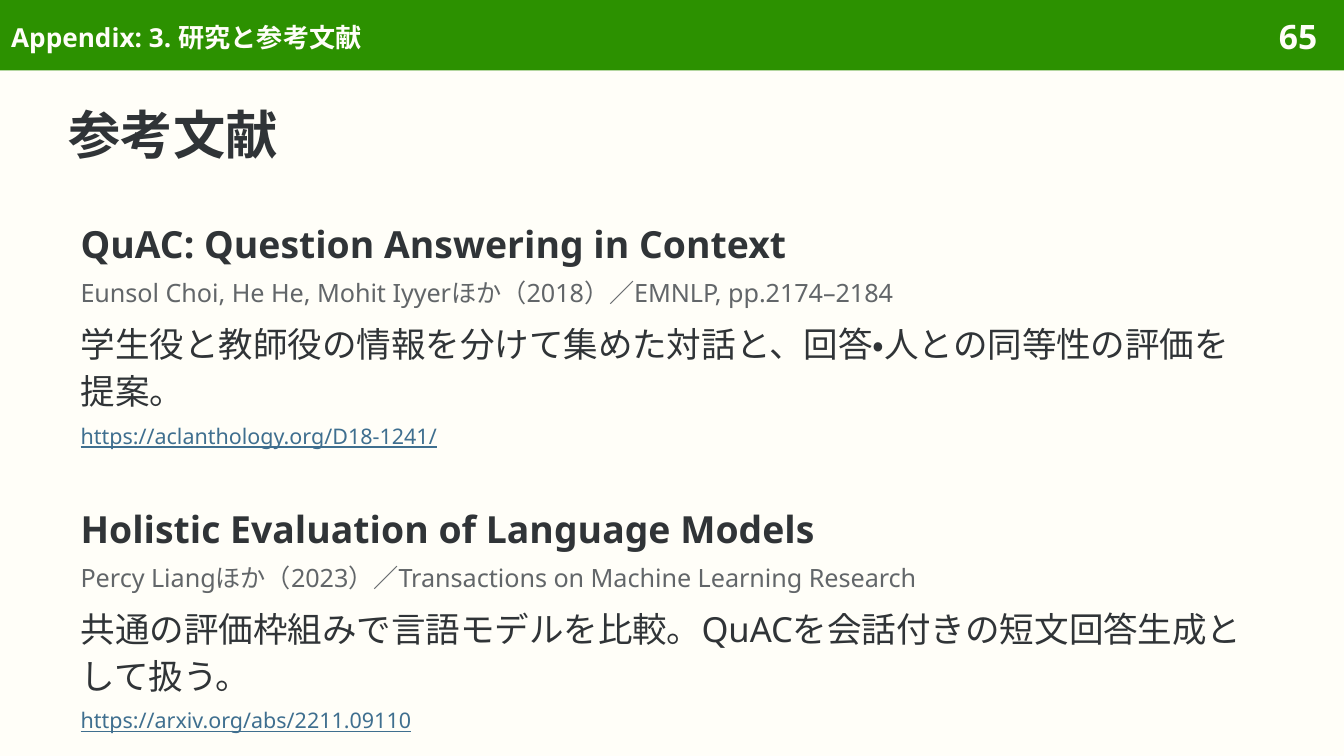
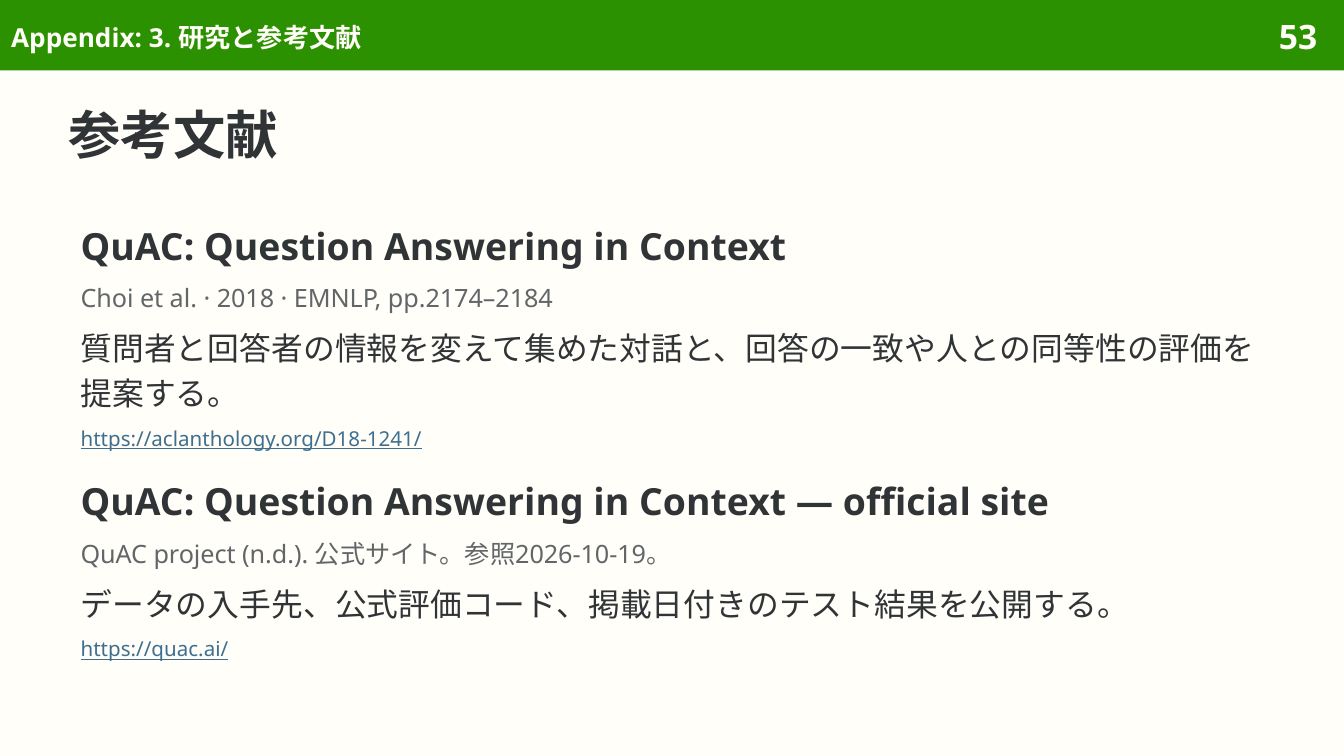
Before and after one commit to sasakiy84/datasets-in-10-minutes, a slide deck: slide 53 of slides/datasets-in-10-minutes-quac.pptx (slide 65 before the commit). Drawn at 1344x756 pixels with LibreOffice and Linux fonts; fonts in the diff are those of the drawing. Boxes give left, top, right and bottom in pixels: in the first picture for what was removed or moved away, otherwise in the second. Text is boxed around its words. In the diff, an @@ line names an element or a change of style, - is before the commit and + after.

Commit message:
Center QuAC on conversational reading and its original evaluation

```diff
--- a/slides/datasets-in-10-minutes-quac.pptx
+++ b/slides/datasets-in-10-minutes-quac.pptx
@@ page number at <box>1279,24,1317,50</box>: text changed @@
-65
+53
@@ text at <box>81,231,786,451</box>: size 11.5 to 11 pt in "https://aclanthology.org/D18-1241/"; line spacing 1.14 to 1.18; more space between paragraphs @@
@@ text at <box>81,288,1255,408</box>: text changed; size 13.5 to 17 pt; text colour #626669 to #303437 @@
-Eunsol Choi, He He, Mohit Iyyerほか（2018）／EMNLP, pp.2174–2184
-学生役と教師役の情報を分けて集めた対話と、回答・人との同等性の評価を提案。
+Choi et al. · 2018 · EMNLP, pp.2174–2184
+質問者と回答者の情報を変えて集めた対話と、回答の一致や人との同等性の評価を提案する。
@@ text at <box>81,486,1129,661</box>: text changed; size 13.5 to 20 pt @@
-Holistic Evaluation of Language Models
-Percy Liangほか（2023）／Transactions on Machine Learning Research
-共通の評価枠組みで言語モデルを比較。QuACを会話付きの短文回答生成として扱う。
-https://arxiv.org/abs/2211.09110
+QuAC: Question Answering in Context — official site
+QuAC project (n.d.). 公式サイト。参照2026-10-19。
+データの入手先、公式評価コード、掲載日付きのテスト結果を公開する。
+https://quac.ai/
```
Also in this commit, not shown: 48 other slides changed, 1 slide added, 13 slides removed, 41 other files.
